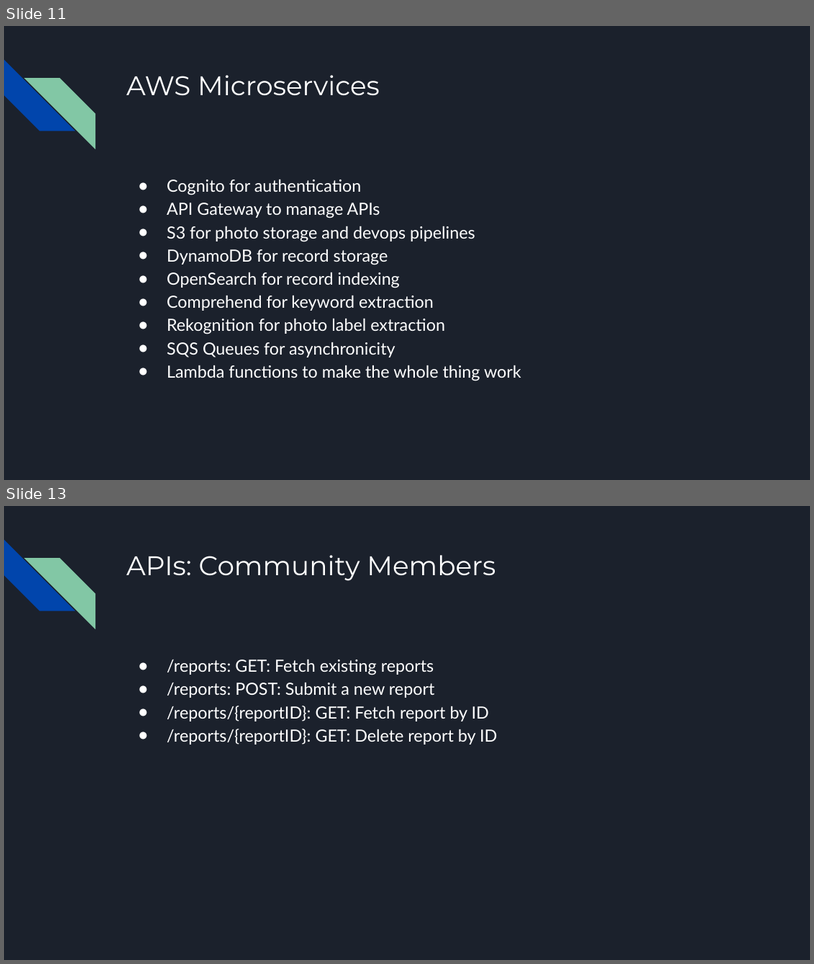
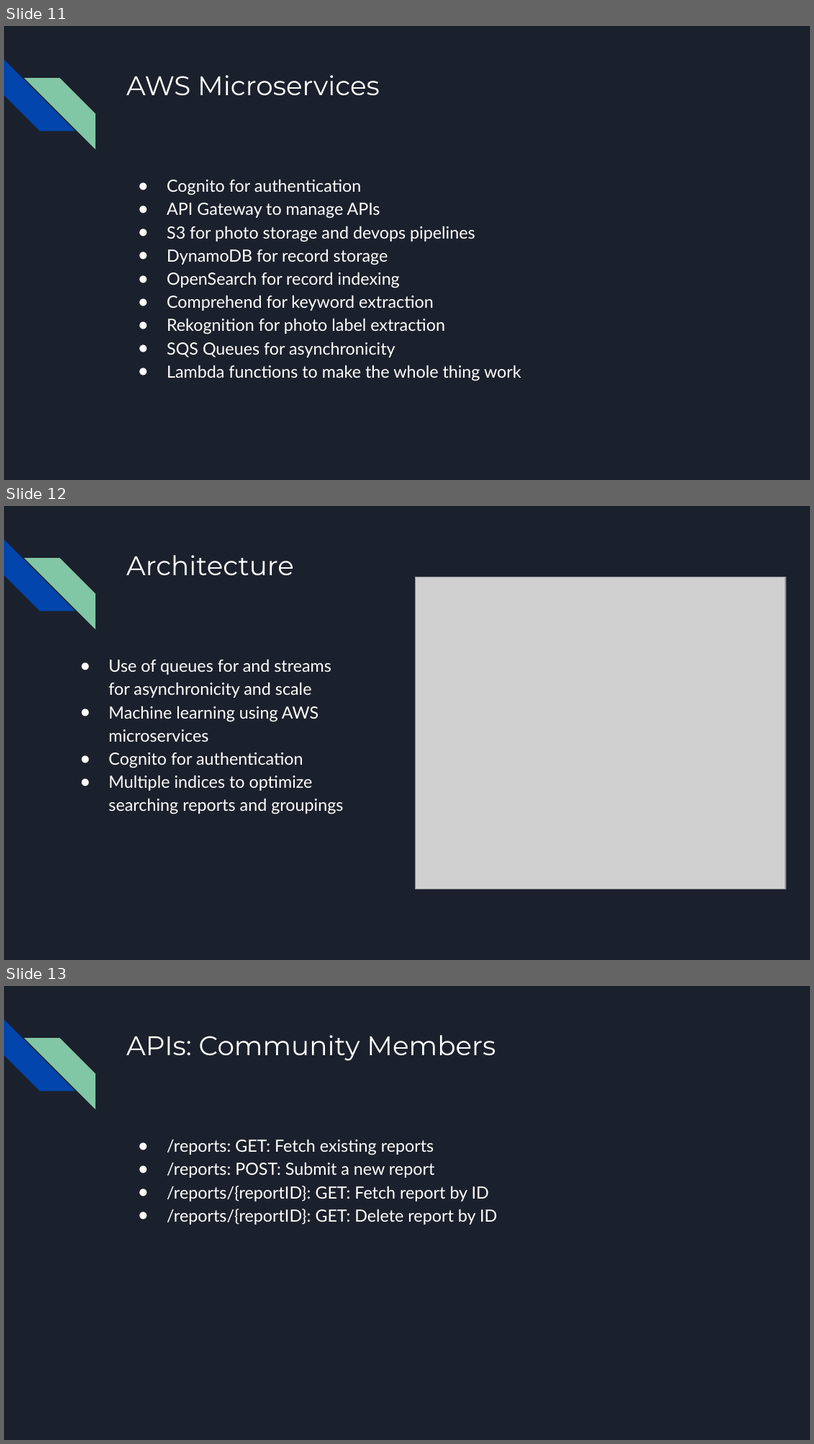
Before and after one commit to cufixit/other, a slide deck: Cloud Final Presentation.pptx. Shown one above the other, each under a label of ours: slides 11 and 13 before the commit, slides 11, 12 and 13 after it; the slides between them are not shown. The pictures are 814x964 and 814x1444 pixels, drawn with LibreOffice and Linux fonts; fonts in the diff are those of the drawing; grey boxes stand for pictures. Boxes give left, top, right and bottom in pixels: in the first picture for what was removed or moved away, otherwise in the second. Text is boxed around its words. In the diff, an @@ line names an element or a change of style, - is before the commit and + after.

```diff
--- a/Cloud Final Presentation.pptx
+++ b/Cloud Final Presentation.pptx
@@ slide 12 added at <box>4,506,810,960</box>, background #1B212C; not listed: 2 template elements that a slide beside it also shows @@
@@ title added at <box>126,555,294,575</box>, 24 pt, text #FFFFFF @@
+Architecture
@@ picture added at <box>415,577,786,888</box> @@
@@ text added at <box>108,659,343,814</box>, 15 pt, text #FFFFFF @@
+● Use of queues for and streams for asynchronicity and scale
+● Machine learning using AWS microservices
+● Cognito for authentication
+● Multiple indices to optimize searching reports and groupings
```
Also in this commit, not shown: 2 slides changed, 1 other slide added, 1 slide removed.
